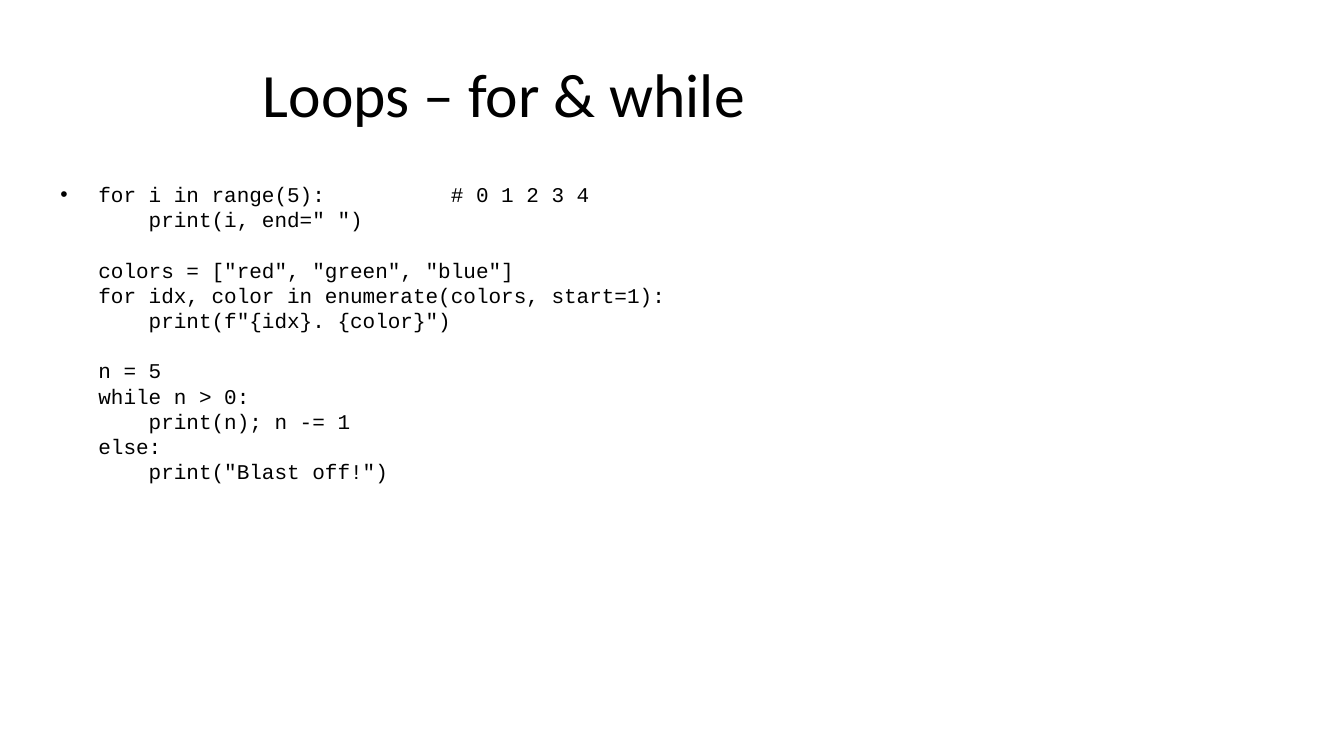
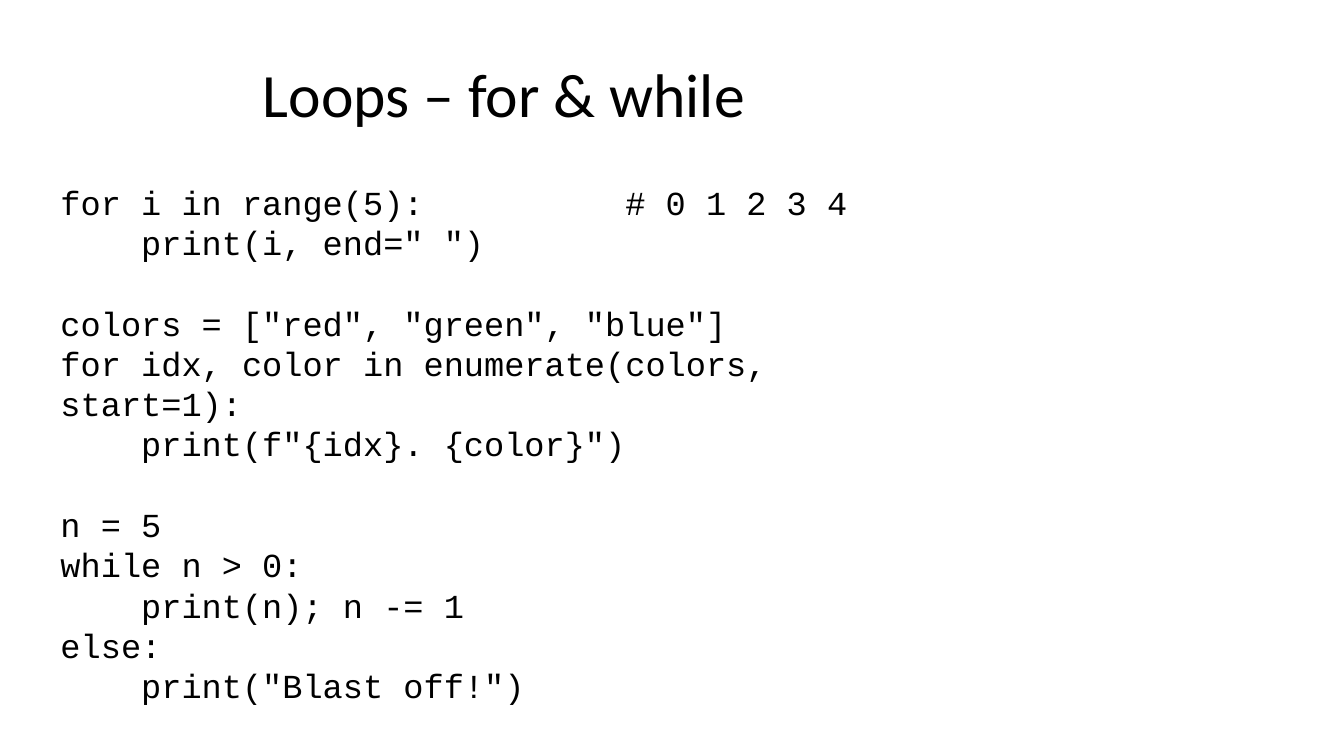
Before and after one commit to seanwhs/3-Day-Python-Crash-Course, a slide deck: slide 57 of Python_Crash_Course_2025.pptx (slide 32 before the commit). Drawn at 1344x756 pixels with LibreOffice and Linux fonts; fonts in the diff are those of the drawing. Boxes give left, top, right and bottom in pixels: in the first picture for what was removed or moved away, otherwise in the second. Text is boxed around its words. In the diff, an @@ line names an element or a change of style, - is before the commit and + after.

```diff
--- a/Python_Crash_Course_2025.pptx
+++ b/Python_Crash_Course_2025.pptx
@@ text "for i in range(5): # ..." at bbox=[60, 190, 847, 705]: size 15 to 24 pt; bullet • to none; more space between paragraphs @@
```
Also in this commit, not shown: 28 slides added, 1 slide removed.
